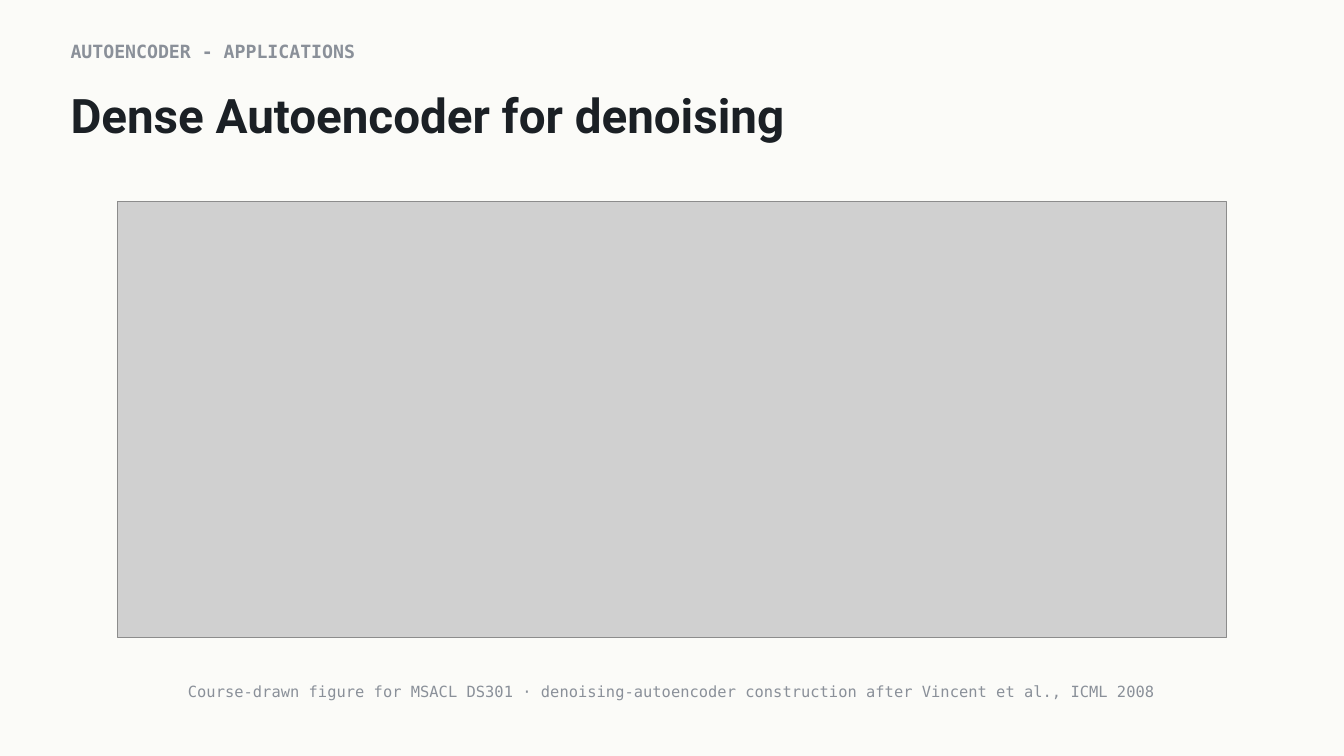
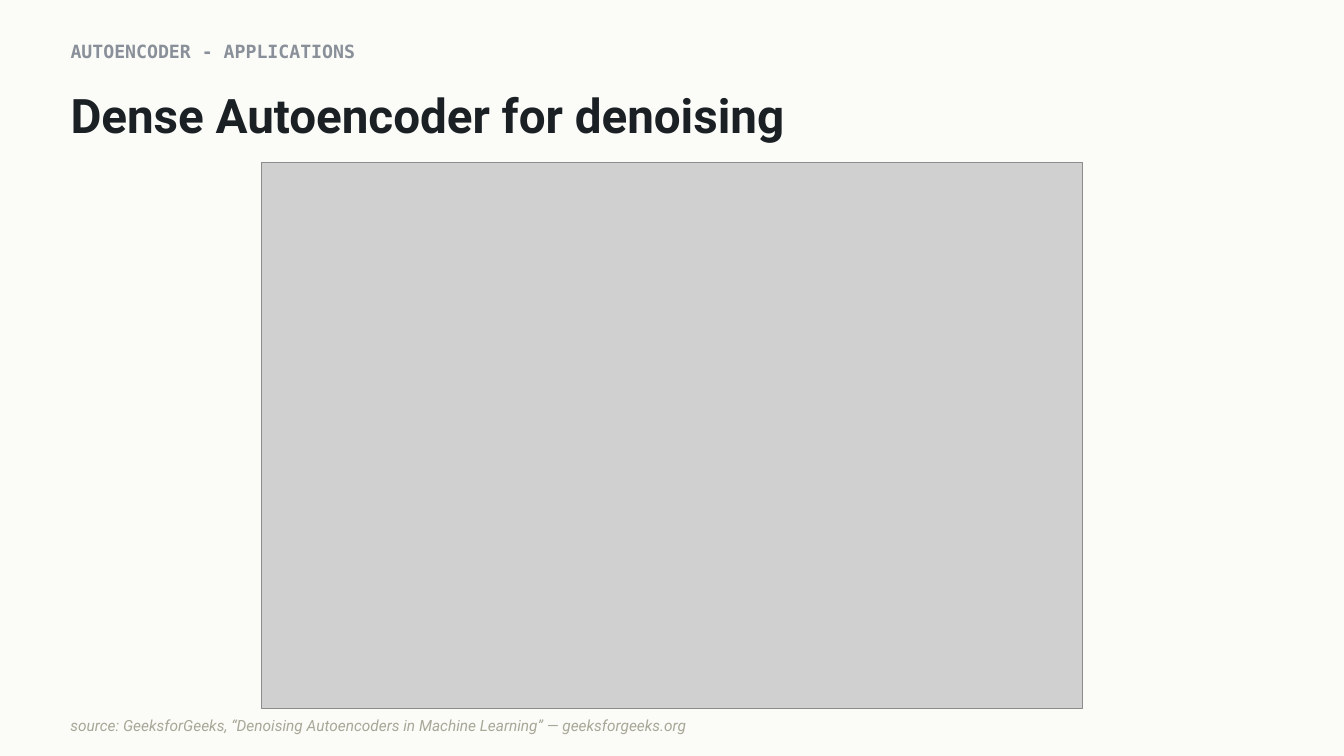
Before and after one commit to indigobio/msacl_dl_course, a slide deck: slide 5 of slides/pptx/lecture11_unsupervised.pptx. Drawn at 1344x756 pixels with LibreOffice and Linux fonts; fonts in the diff are those of the drawing; grey boxes stand for pictures. Boxes give left, top, right and bottom in pixels: in the first picture for what was removed or moved away, otherwise in the second. Text is boxed around its words. In the diff, an @@ line names an element or a change of style, - is before the commit and + after.

Commit message:
no-mistakes(review): restore borrowed slide images, fix credits, drop dead figures

```diff
--- a/slides/pptx/lecture11_unsupervised.pptx
+++ b/slides/pptx/lecture11_unsupervised.pptx
@@ picture: place and size @@
-picture at (118,202,1227,638)
+picture at (261,163,1083,710)
@@ text at (70,719,686,734): text changed; font DejaVu Sans Mono to Roboto; text colour #8A9099 to #A8A898; italic on @@
-Course-drawn figure for MSACL DS301 · denoising-autoencoder construction after Vincent et al., ICML 2008
+source: GeeksforGeeks, “Denoising Autoencoders in Machine Learning” — geeksforgeeks.org
```
Also in this commit, not shown: 1 other slide changed, 7 other files.
